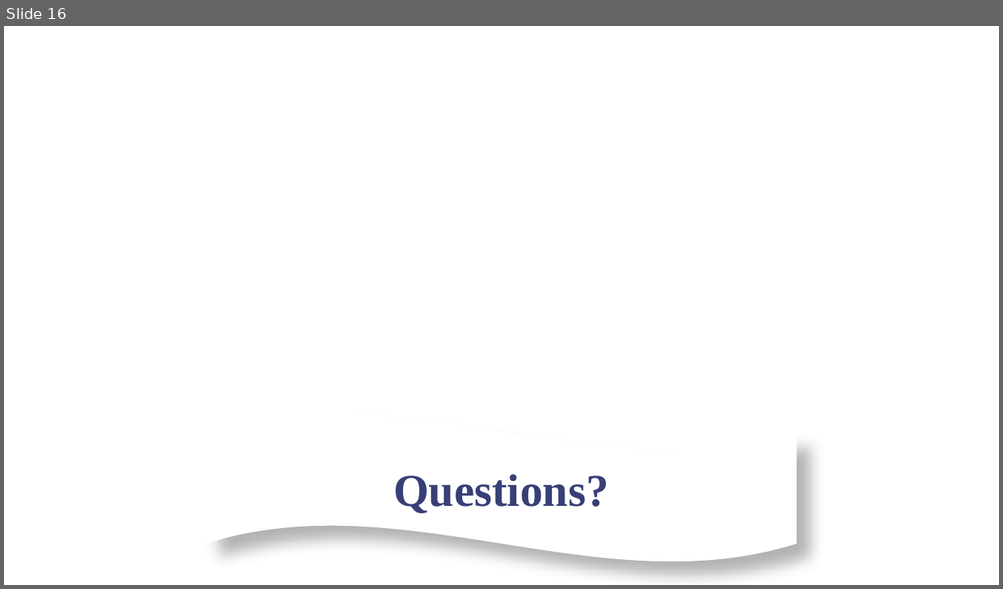
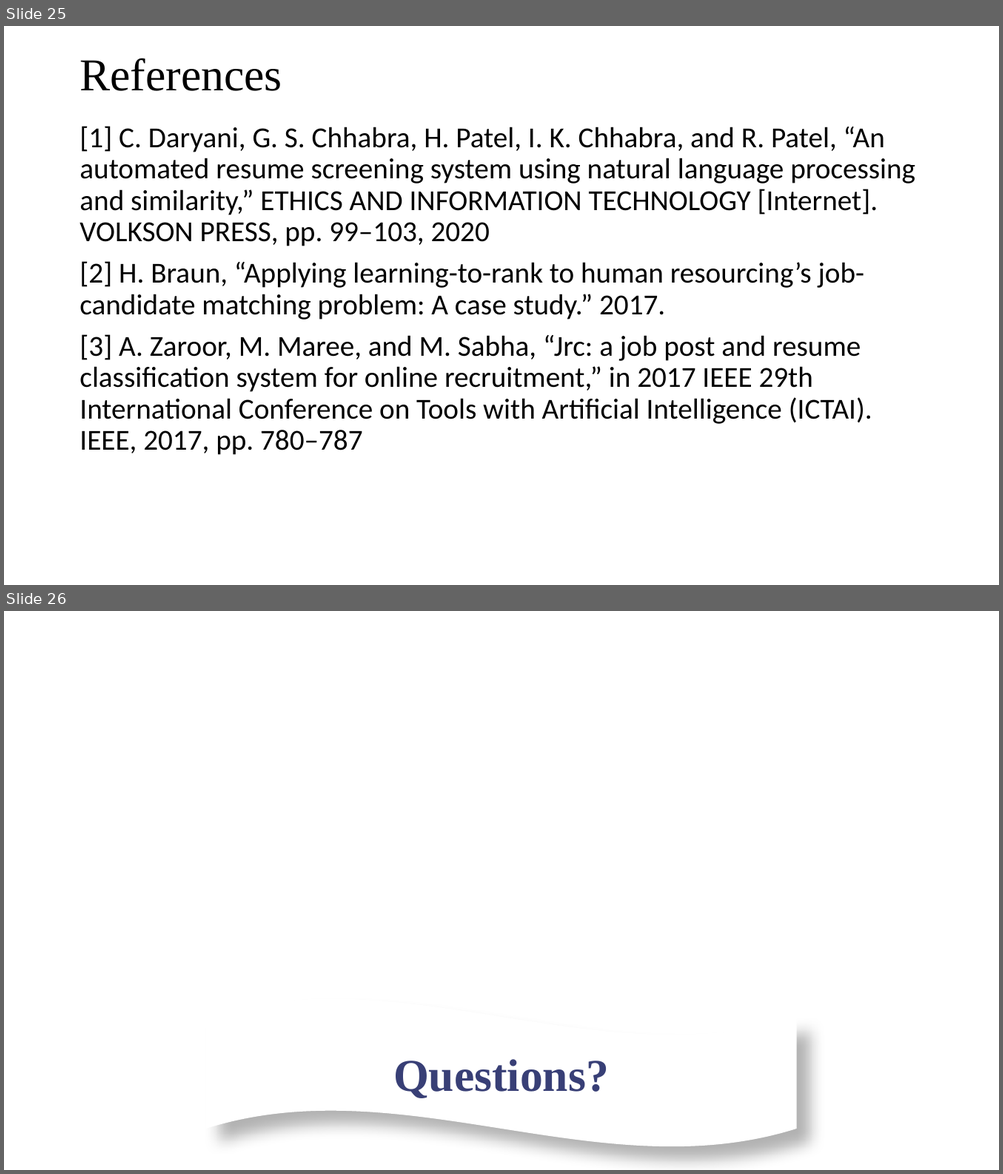
Before and after one commit to SaurabhSubedi/Hire-Hawk, a slide deck: Docs/MidtermPresentationHireHawk.pptx. Shown one above the other, each under a label of ours: slide 16 before the commit, slides 25 and 26 after it. The pictures are 1003x589 and 1003x1174 pixels, drawn with LibreOffice and Linux fonts; fonts in the diff are those of the drawing; background and template pictures are left out. Boxes give left, top, right and bottom in pixels: in the first picture for what was removed or moved away, otherwise in the second. Text is boxed around its words. In the diff, an @@ line names an element or a change of style, - is before the commit and + after.

```diff
--- a/Docs/MidtermPresentationHireHawk.pptx
+++ b/Docs/MidtermPresentationHireHawk.pptx
@@ slide 25 added at box(4, 26, 999, 585), background #FFFFFF @@
@@ title added at box(79, 58, 282, 91), 44 pt, text #000000 @@
+References
@@ text added at box(79, 126, 915, 455), 28 pt, text #000000 @@
+[1] C. Daryani, G. S. Chhabra, H. Patel, I. K. Chhabra, and R. Patel, “An automated resume screening system using natural language processing and similarity,” ETHICS AND INFORMATION TECHNOLOGY [Internet]. VOLKSON PRESS, pp. 99–103, 2020
+[2] H. Braun, “Applying learning-to-rank to human resourcing’s job-candidate matching problem: A case study.” 2017.
+[3] A. Zaroor, M. Maree, and M. Sabha, “Jrc: a job post and resume classification system for online recruitment,” in 2017 IEEE 29th International Conference on Tools with Artificial Intelligence (ICTAI). IEEE, 2017, pp. 780–787
@@ what was slide 16 is now slide 26 @@
```
Also in this commit, not shown: 7 slides changed, 17 other slides added, 8 slides removed, 6 other files.
